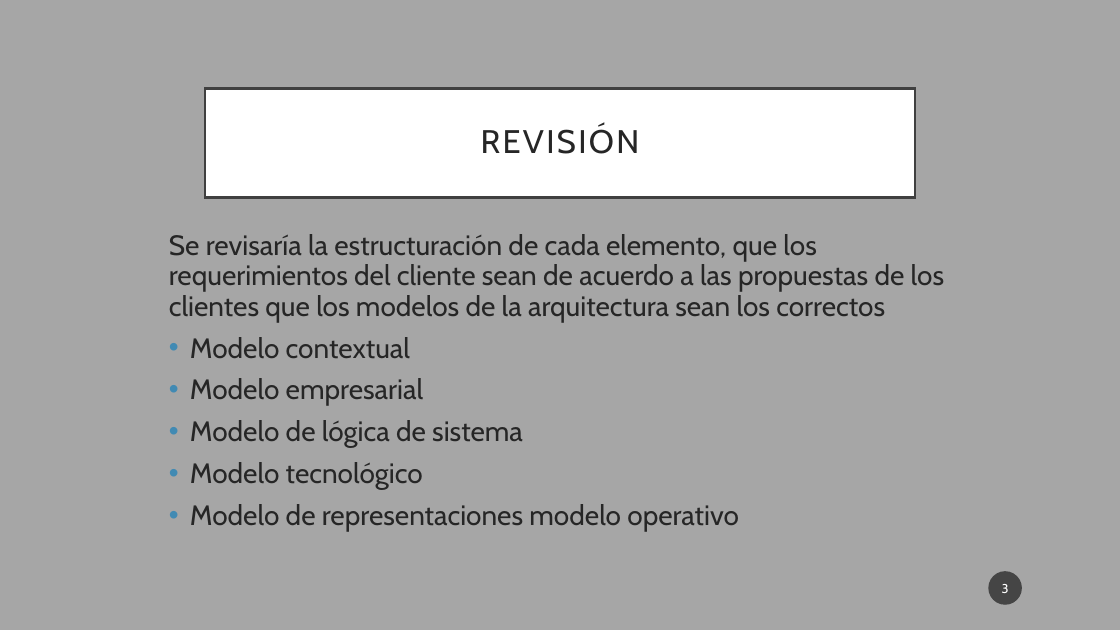
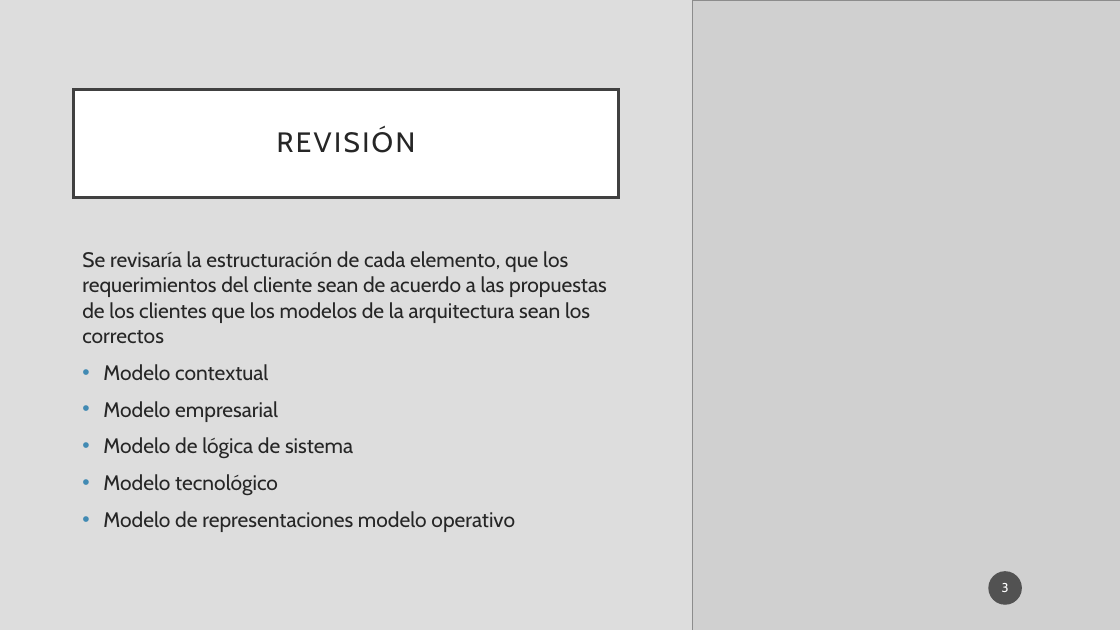
Before and after one commit to LeonelCano/Prueba1, a slide deck: slide 3 of Demanda 8.pptx. Drawn at 1120x630 pixels with LibreOffice and Linux fonts; fonts in the diff are those of the drawing; grey boxes stand for pictures. Boxes give left, top, right and bottom in pixels: in the first picture for what was removed or moved away, otherwise in the second. Text is boxed around its words. In the diff, an @@ line names an element or a change of style, - is before the commit and + after.

```diff
--- a/Demanda 8.pptx
+++ b/Demanda 8.pptx
@@ background #A6A6A6 to #DDDDDD @@
@@ picture added at (692,0,1120,630) @@
@@ title "REVISIÓN": place and size @@
-title "REVISIÓN" at (205,88,915,197)
+title "REVISIÓN" at (74,90,618,197)
@@ title "REVISIÓN" at (74,90,618,197): size 28 to 24 pt @@
@@ text "Se revisaría la estructuración de ...": place and size @@
-text "Se revisaría la estructuración de ..." at (169,234,944,532)
+text "Se revisaría la estructuración de ..." at (82,251,607,532)
@@ text "Se revisaría la estructuración de ..." at (82,251,607,532): size 24 to 18 pt; line spacing 0.9 to 1 @@
@@ page number at (989,571,1023,605): line spacing 1 to 0.9; more space between paragraphs @@
```
Also in this commit, not shown: 2 other slides changed, 1 slide added.
